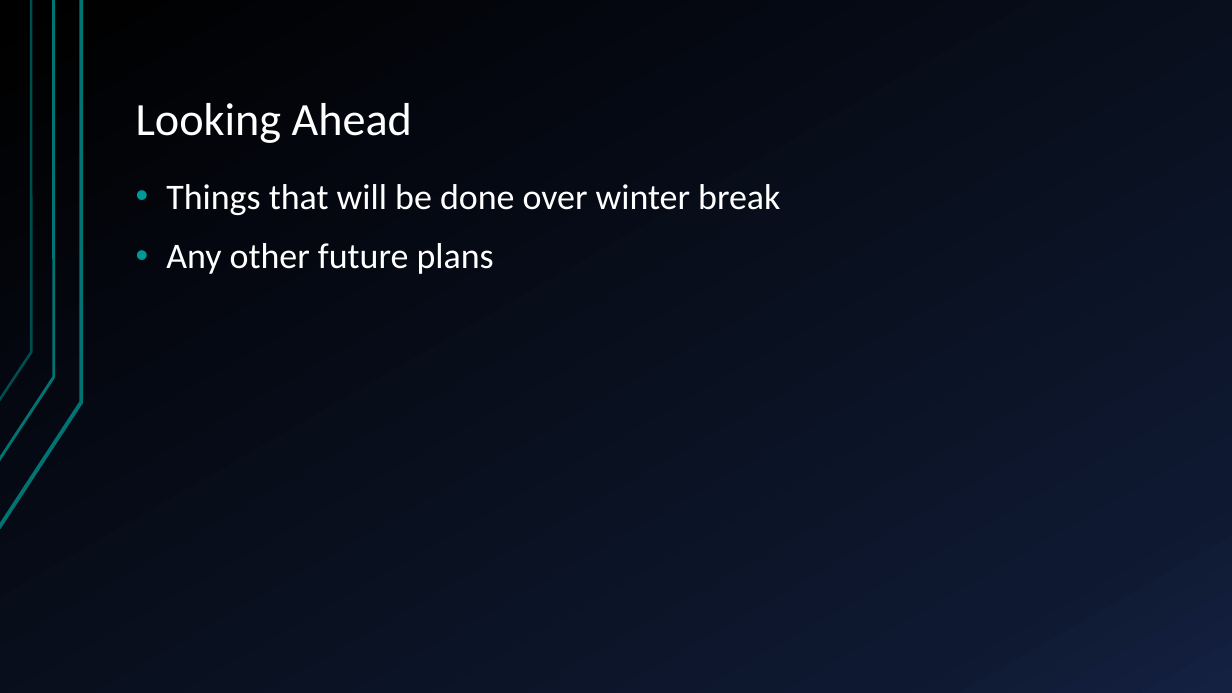
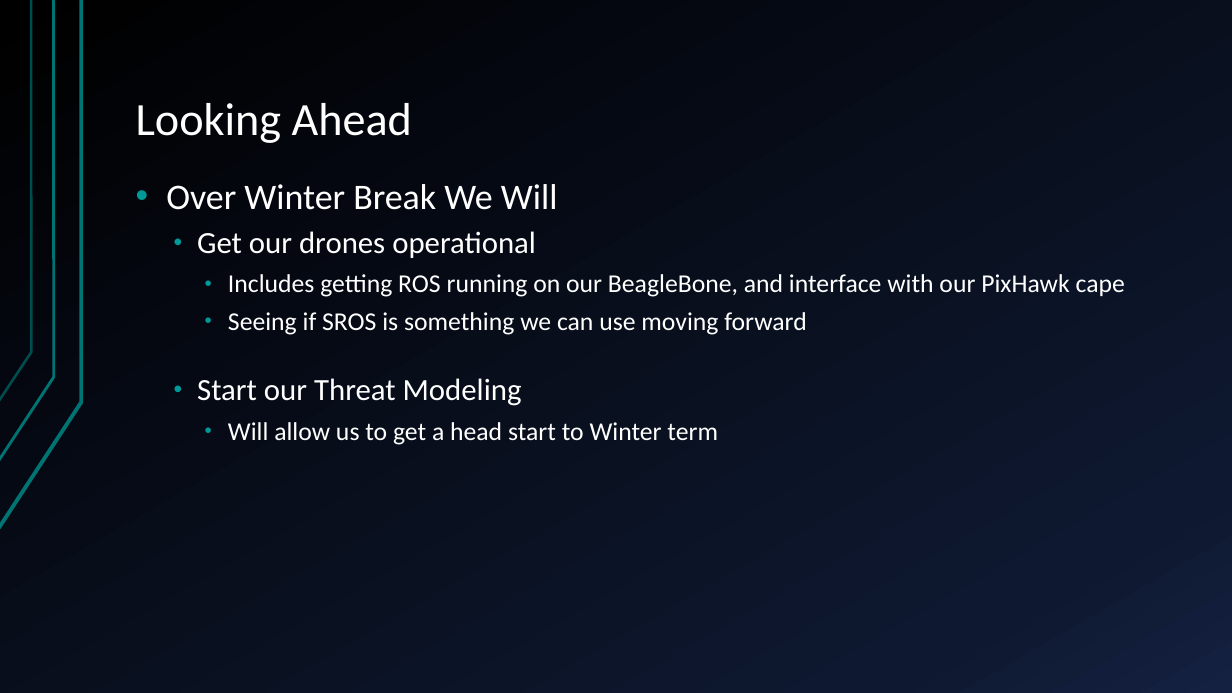
Before and after one commit to giacoppd/Security-For-Robotics, a slide deck: slide 16 of docs/progress_report/progress_report.pptx. Drawn at 1232x693 pixels with LibreOffice and Linux fonts; fonts in the diff are those of the drawing. Boxes give left, top, right and bottom in pixels: in the first picture for what was removed or moved away, otherwise in the second. Text is boxed around its words. In the diff, an @@ line names an element or a change of style, - is before the commit and + after.

Commit message:
Slides 15&16 because these were somehow missed

```diff
--- a/docs/progress_report/progress_report.pptx
+++ b/docs/progress_report/progress_report.pptx
@@ text at (166, 184, 1125, 445): text changed; size 28 to 20 pt @@
-• Things that will be done over winter break
-• Any other future plans
+• Over Winter Break We Will
+  • Get our drones operational
+    • Includes getting ROS running on our BeagleBone, and interface with our PixHawk cape
+    • Seeing if SROS is something we can use moving forward
+  • Start our Threat Modeling
+    • Will allow us to get a head start to Winter term
```
Also in this commit, not shown: 1 other slide changed.
